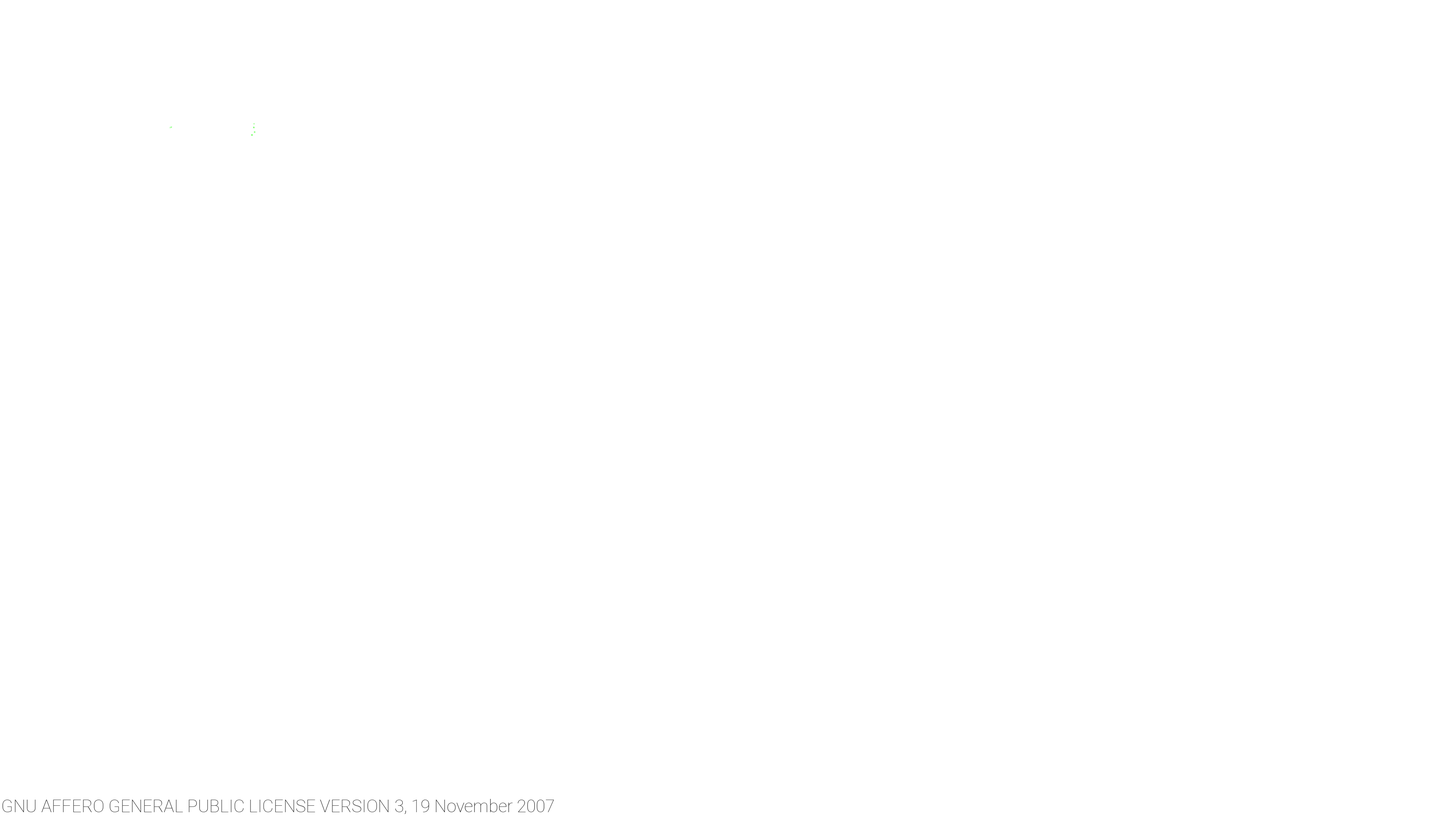
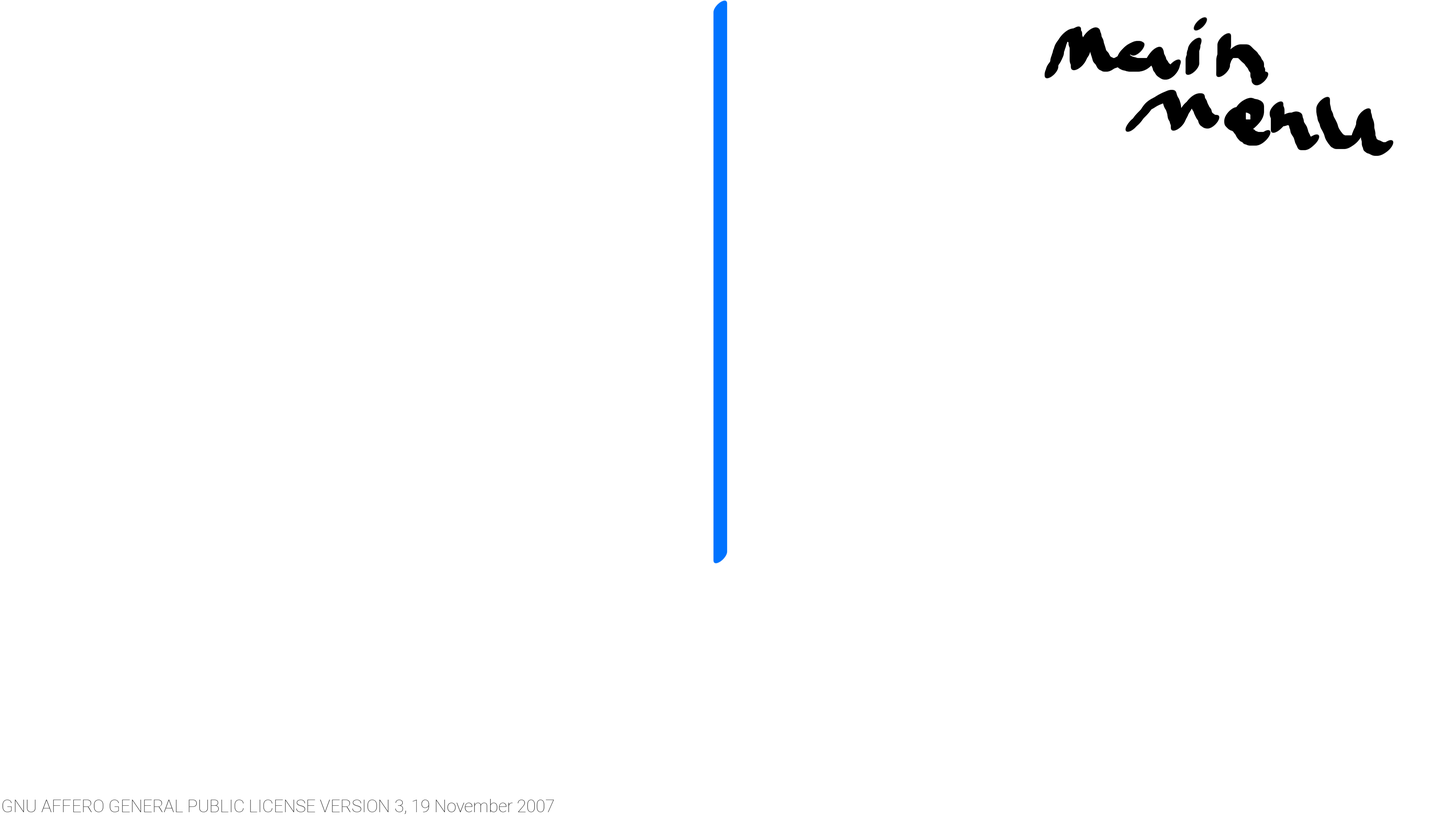
Comparing the layer stacks of the two 1455x819 images. Changes:
painted on "Lager 1" over <box>168,0,1394,564</box>
